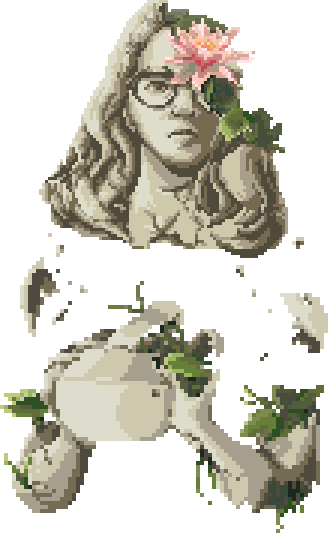
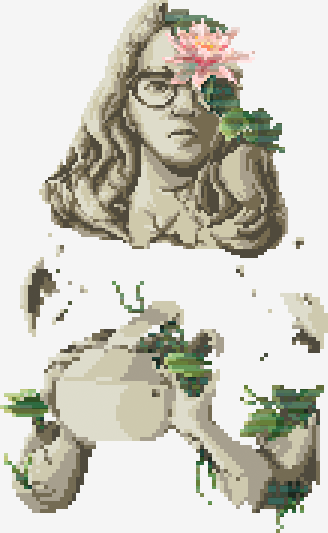
Layered file, before and after one edit (328 × 533). Changes by layer:
removed group "Hands" (1st of 4) (2 layers) over [0, 233, 328, 533]
renamed "Hands" to "CRT Lines", opacity 100% → 50%, blend normal → soft light, moved it out of group "Hands", painted on it over [0, 2, 328, 529]
removed group "Pic" (2 layers) over [39, 0, 288, 258]
moved "Plants" (1st of 2) out of group "Hands", painted on it over [0, 9, 324, 533]
moved "Plant" into group "Plants Separated" over [165, 9, 285, 153]
moved "Hands" out of group "Hands", painted on it over [12, 233, 328, 513]
added group "Pieces" with 2 layers above "Statue" over [20, 257, 328, 353]
added layer "Shoulder myR" in group "Pieces" over [280, 293, 328, 353]
added layer "Shoulder myL" in group "Pieces" over [20, 257, 60, 337]
moved "Statue" out of group "Pic" over [39, 0, 288, 258]
showed "Layer 1" over [0, 0, 328, 533]
